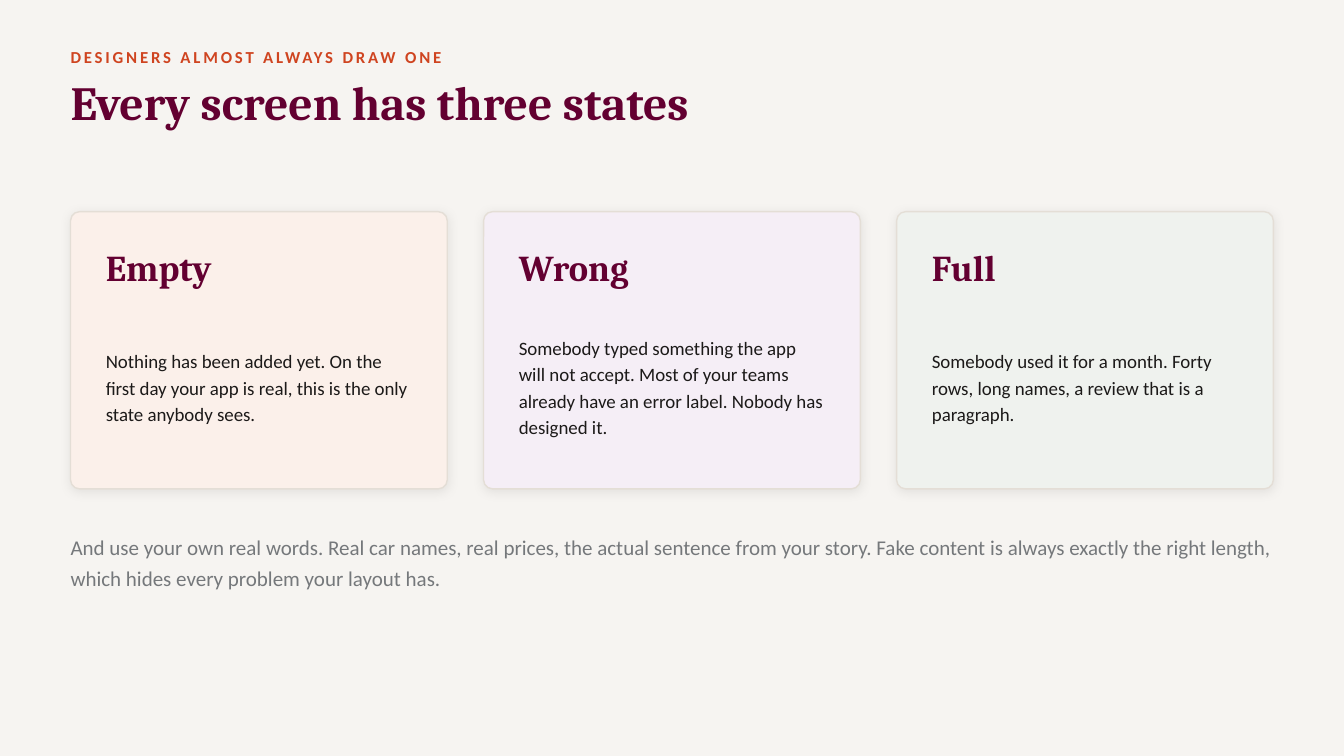
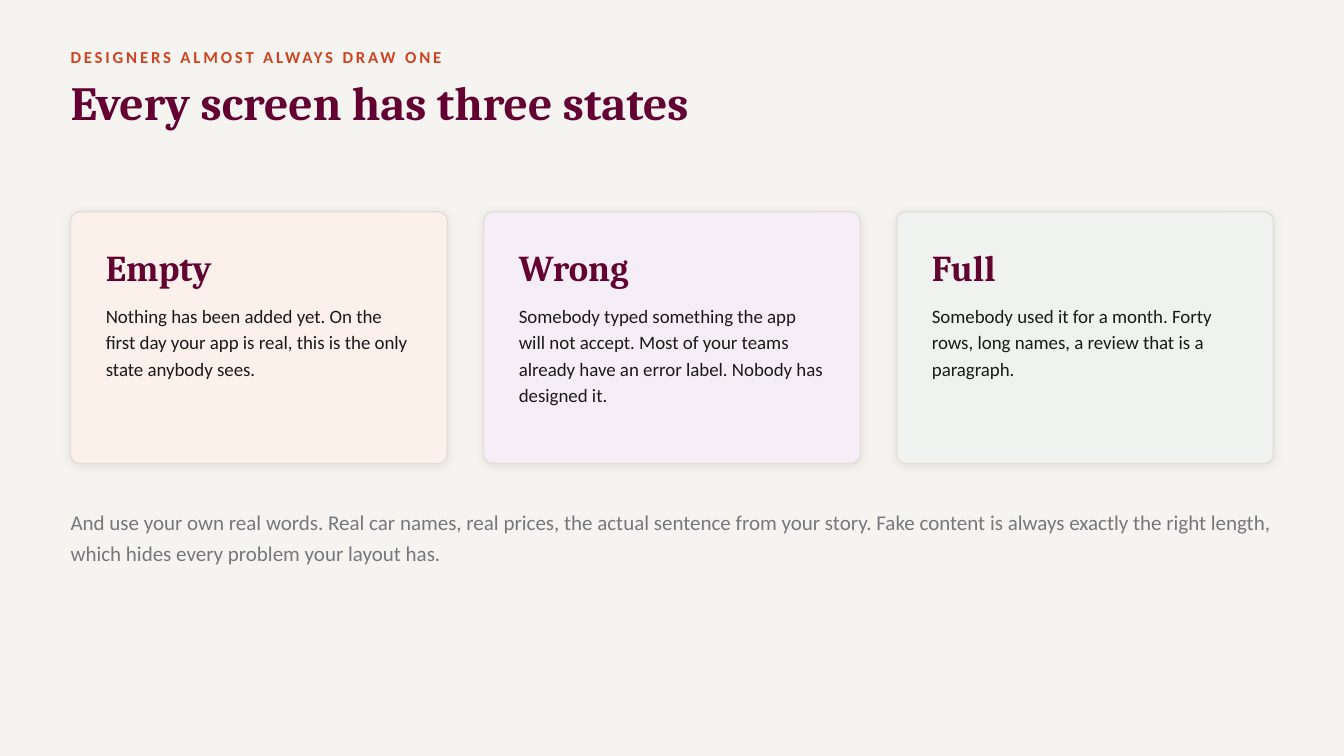
Before and after one commit to smithjps512/double-blaze, a slide deck: slide 13 of docs/presentations/Trail-Crew-First-Day-Back.pptx. Drawn at 1344x756 pixels with LibreOffice and Linux fonts; fonts in the diff are those of the drawing. Boxes give left, top, right and bottom in pixels: in the first picture for what was removed or moved away, otherwise in the second. Text is boxed around its words. In the diff, an @@ line names an element or a change of style, - is before the commit and + after.

```diff
--- a/docs/presentations/Trail-Crew-First-Day-Back.pptx
+++ b/docs/presentations/Trail-Crew-First-Day-Back.pptx
@@ rounded rectangle: place and size @@
-rounded rectangle at (71,212,448,489)
+rounded rectangle at (71,212,448,464)
@@ rounded rectangle: place and size @@
-rounded rectangle at (484,212,861,489)
+rounded rectangle at (484,212,861,464)
@@ proportions changed in 3 elements at (71,212,448,464), (484,212,861,464), (897,212,1274,464) @@
@@ rounded rectangle: place and size @@
-rounded rectangle at (897,212,1274,489)
+rounded rectangle at (897,212,1274,464)
@@ vertical alignment middle to top in 3 elements at (106,310,408,379), (519,310,822,406), (932,310,1212,380) @@
@@ text "And use your own real ...": place and size @@
-text "And use your own real ..." at (71,540,1270,590)
+text "And use your own real ..." at (71,515,1270,565)
```
Also in this commit, not shown: 3 other slides changed, 1 other file.
